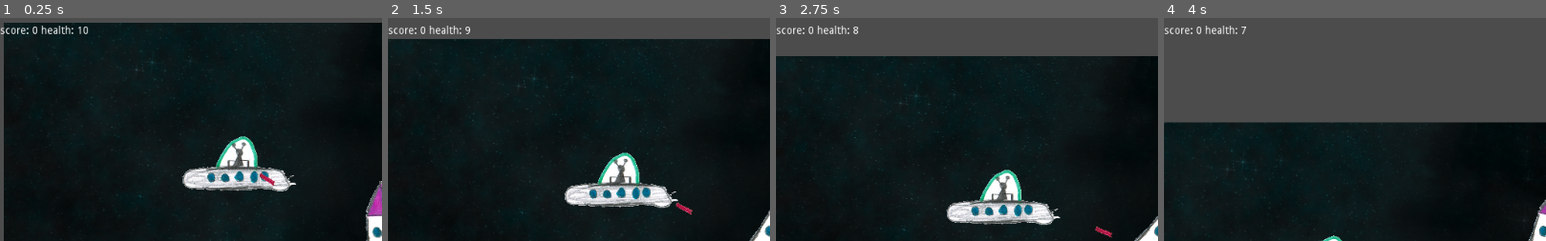
Above: before the commit, frames 1-4 (left to right).
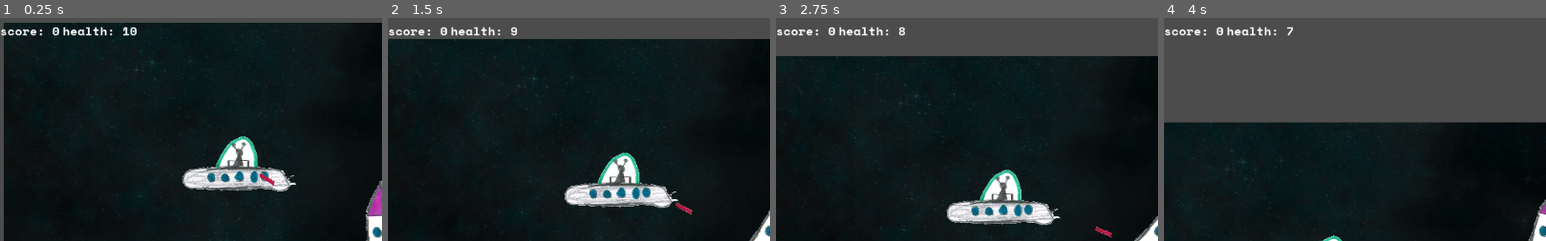
Above: after the commit, the same moments.

Repository: the-g-force/FamJam-April2020
Game: Godot game, scene res://src/Level.tscn
Same seed, same stepped clock (60 frames per second), same inputs: the game is played once before the commit and once after it. Sound files missing from this copy of the repository are replaced by a short silence.
Inputs:
- Up to frame 1 (0.25 s): no input
- Up to frame 2 (1.5 s): hold Right (TurnRight) 0.53-1.28 s; tap Space (Fire) at 0.6, 1.35 s; hold Left (TurnLeft) from 1.28 s (still down)
- Up to frame 3 (2.75 s): release Left (TurnLeft) at 2.03 s; hold Right (TurnRight) from 2.03 s (still down); tap Space (Fire) at 2.1 s
- Up to frame 4 (4 s): release Right (TurnRight) at 2.78 s; hold Up (Thrust) 2.78-3.53 s; tap Space (Fire) at 2.85, 3.6 s; hold Left (TurnLeft) from 3.53 s (still down)
The pictures show only the part of the screen within x 0-50%, y 0-50%; the shares and areas given below are measured in that part.

The runs differ from the first frame. In frame 1, 0.9% of the frame differs, in the area x 0-36%, y 3-9%; in frame 2, 0.8%; in frame 3, 0.8%; in frame 4, 0.8%.

Commit message:
Give HUD font

Diff:
--- /dev/null
+++ b/project/assets/Font.tres
@@ -0,0 +1,6 @@
+[gd_resource type="DynamicFont" load_steps=2 format=2]
+
+[ext_resource path="res://assets/SpaceMono-Bold.ttf" type="DynamicFontData" id=1]
+
+[resource]
+font_data = ExtResource( 1 )
--- a/project/src/HUD.tscn
+++ b/project/src/HUD.tscn
@@ -1,6 +1,7 @@
-[gd_scene load_steps=2 format=2]
+[gd_scene load_steps=3 format=2]
 
 [ext_resource path="res://src/HUD.gd" type="Script" id=1]
+[ext_resource path="res://assets/Font.tres" type="DynamicFont" id=2]
 
 [node name="HUD" type="CanvasLayer"]
 script = ExtResource( 1 )
@@ -13,19 +14,21 @@
 }
 
 [node name="Score" type="Label" parent="HBoxContainer"]
-margin_top = 13.0
-margin_right = 35.0
-margin_bottom = 27.0
+margin_top = 8.0
+margin_right = 50.0
+margin_bottom = 32.0
+custom_fonts/font = ExtResource( 2 )
 text = "score"
 __meta__ = {
 "_edit_use_anchors_": true
 }
 
 [node name="Health" type="Label" parent="HBoxContainer"]
-margin_left = 39.0
-margin_top = 13.0
-margin_right = 79.0
-margin_bottom = 27.0
+margin_left = 54.0
+margin_top = 8.0
+margin_right = 114.0
+margin_bottom = 32.0
+custom_fonts/font = ExtResource( 2 )
 text = "health"
 __meta__ = {
 "_edit_use_anchors_": true
--- a/project/src/MainMenu.tscn
+++ b/project/src/MainMenu.tscn
@@ -1,6 +1,7 @@
-[gd_scene load_steps=2 format=2]
+[gd_scene load_steps=3 format=2]
 
 [ext_resource path="res://src/MainMenu.gd" type="Script" id=1]
+[ext_resource path="res://assets/Font.tres" type="DynamicFont" id=2]
 
 [node name="MainMenu" type="Control"]
 anchor_right = 1.0
@@ -19,6 +20,7 @@
 margin_top = -10.0
 margin_right = 20.5
 margin_bottom = 10.0
+custom_fonts/font = ExtResource( 2 )
 text = "Start"
 __meta__ = {
 "_edit_use_anchors_": false
